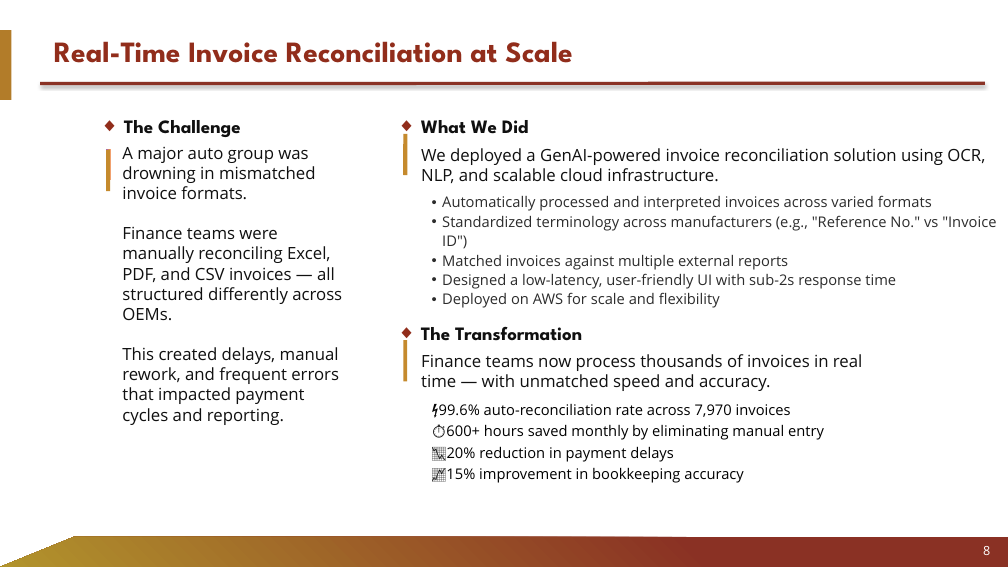
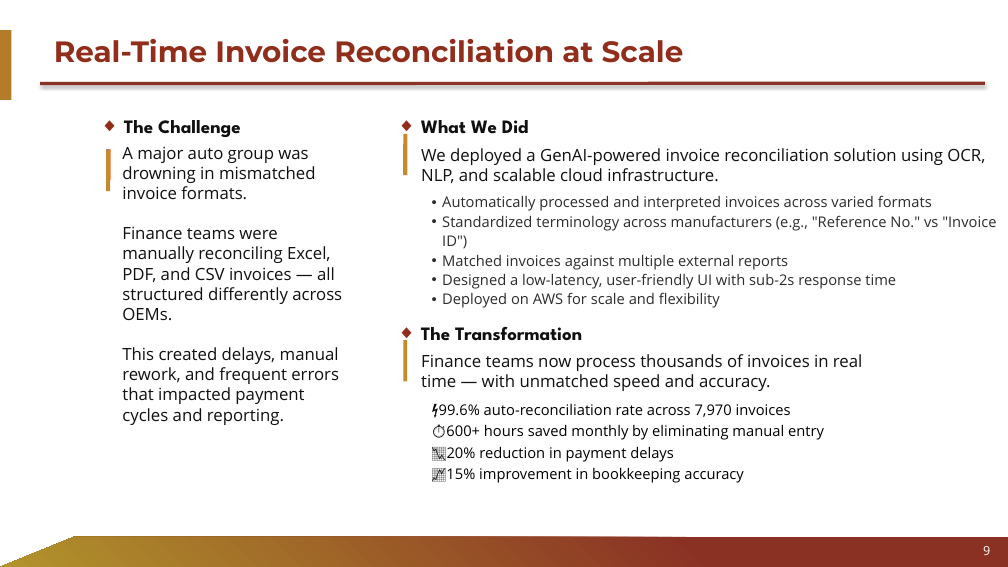
Before and after one commit to liza212/Test, a slide deck: slide 9 of decks/Palni_Capabilities_Partner.pptx (slide 8 before the commit). Drawn at 1008x567 pixels with LibreOffice and Linux fonts; fonts in the diff are those of the drawing; background and template pictures are left out. Boxes give left, top, right and bottom in pixels: in the first picture for what was removed or moved away, otherwise in the second. Text is boxed around its words. In the diff, an @@ line names an element or a change of style, - is before the commit and + after.

```diff
--- a/decks/Palni_Capabilities_Partner.pptx
+++ b/decks/Palni_Capabilities_Partner.pptx
@@ title "Real-Time Invoice Reconciliation at Scale" at [54, 39, 684, 63]: font League Spartan to Montserrat @@
@@ page number at [983, 546, 990, 555]: text changed @@
-8
+9
```
Also in this commit, not shown: 11 other slides changed, 4 slides added, 2 slides removed.
